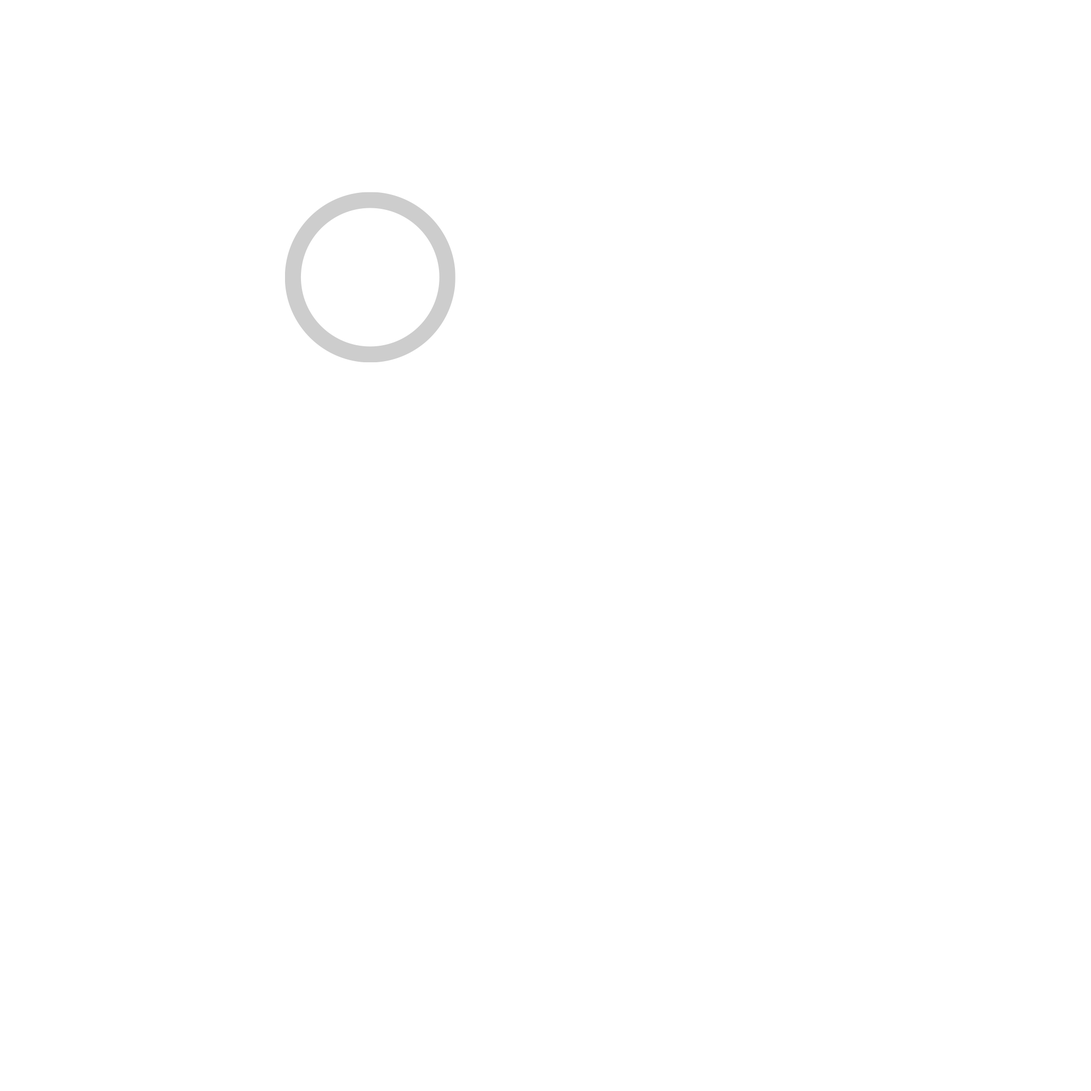
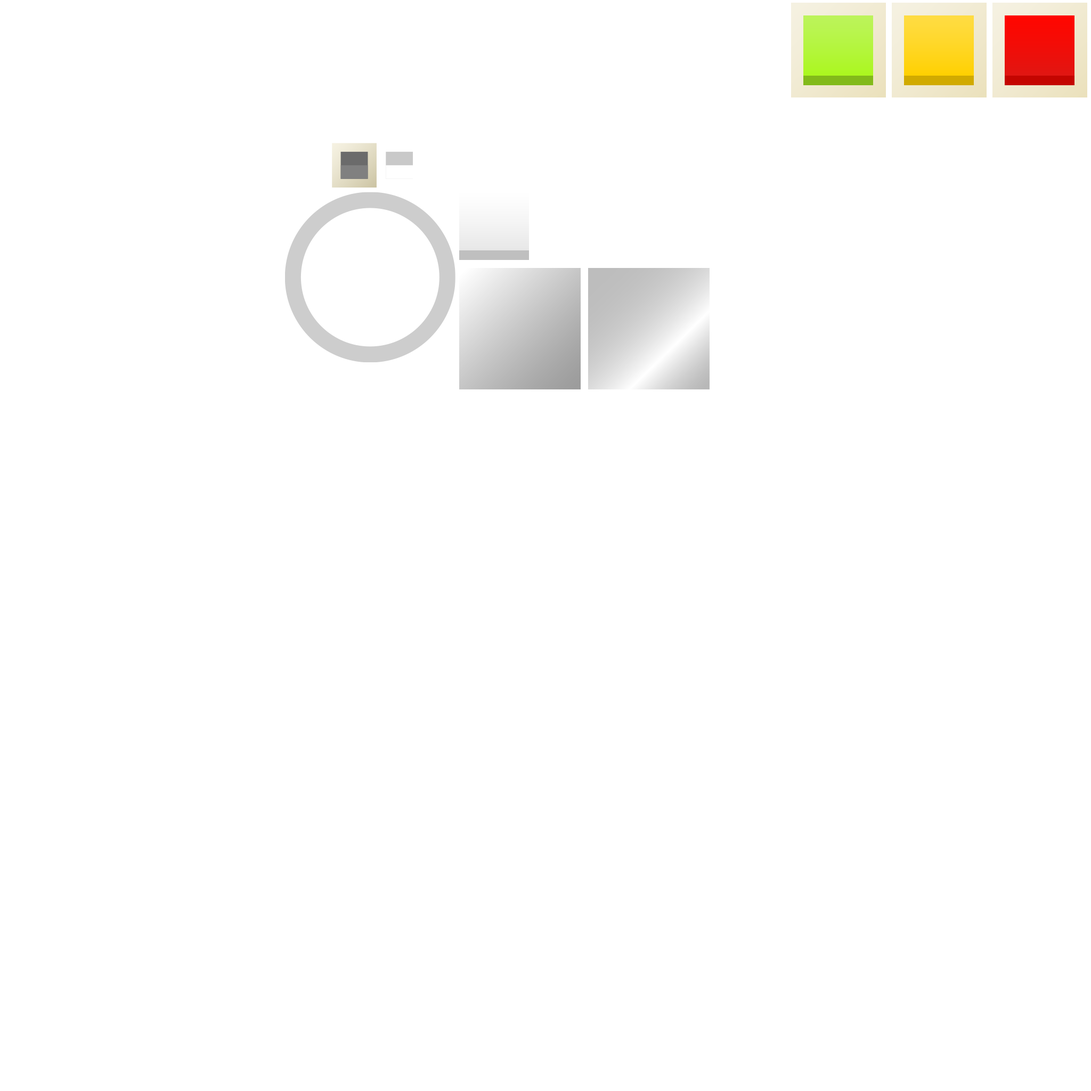
Before/after of a 1091 × 1091 layered artwork. What changed in the layer stack:
added layer "Layer 20" above "Layer 19" over [332, 142, 414, 189]
added layer "Layer 13" above "Layer 12" over [588, 268, 710, 390]
added layer "Layer 12" above "Layer 11" over [459, 268, 581, 390]
added layer "Layer 11" above "Layer 10" over [791, 2, 887, 98]
added layer "Layer 10" above "Layer 9" over [892, 2, 988, 98]
added layer "Layer 9" above "Layer 8" over [992, 2, 1088, 98]
added layer "Layer 8" above "Layer 7" over [459, 200, 530, 261]
